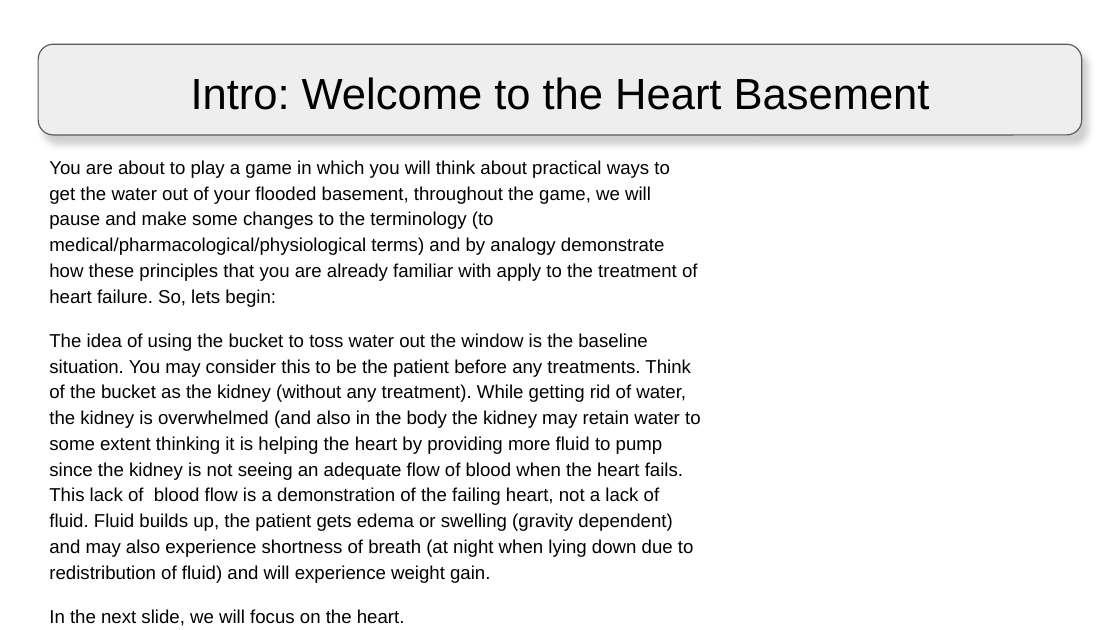
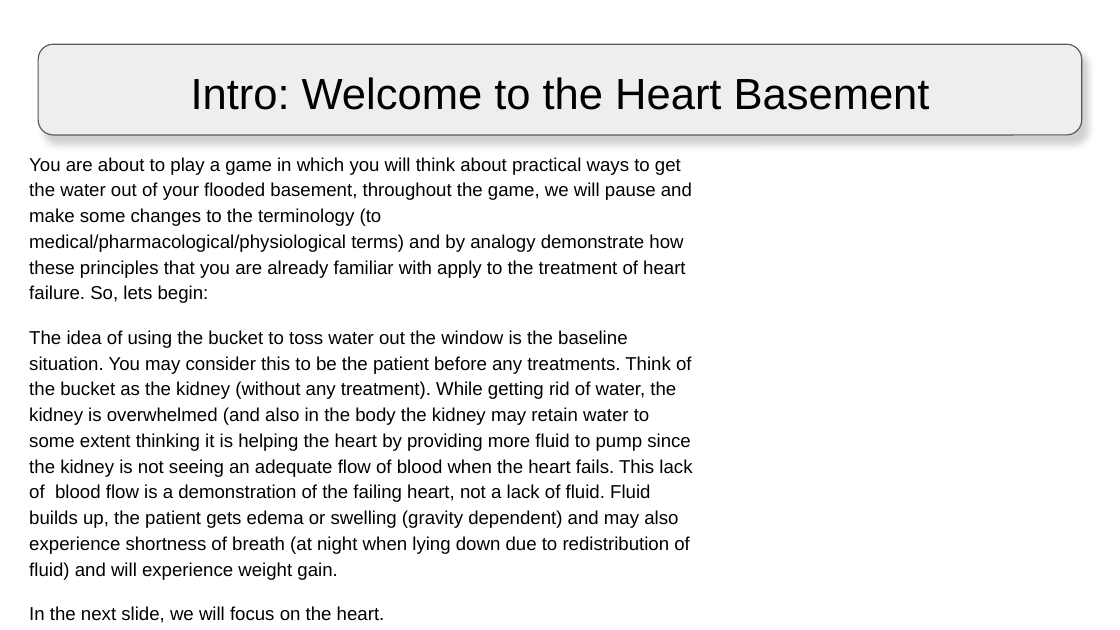
Before and after one commit to lkaicher/HeartBasement, a slide deck: slide 1 of Assets/Game/Gui/Explanation/Sprites/CHF Slides.pptx. Drawn at 1120x630 pixels with LibreOffice and Linux fonts; fonts in the diff are those of the drawing; background and template pictures are left out. Boxes give left, top, right and bottom in pixels: in the first picture for what was removed or moved away, otherwise in the second. Text is boxed around its words. In the diff, an @@ line names an element or a change of style, - is before the commit and + after.

```diff
--- a/Assets/Game/Gui/Explanation/Sprites/CHF Slides.pptx
+++ b/Assets/Game/Gui/Explanation/Sprites/CHF Slides.pptx
@@ text "You are about to play ..." rewrapped from bbox=[49, 160, 701, 626] to bbox=[29, 157, 692, 623] @@
```
Also in this commit, not shown: 7 other slides changed, 22 other files.
